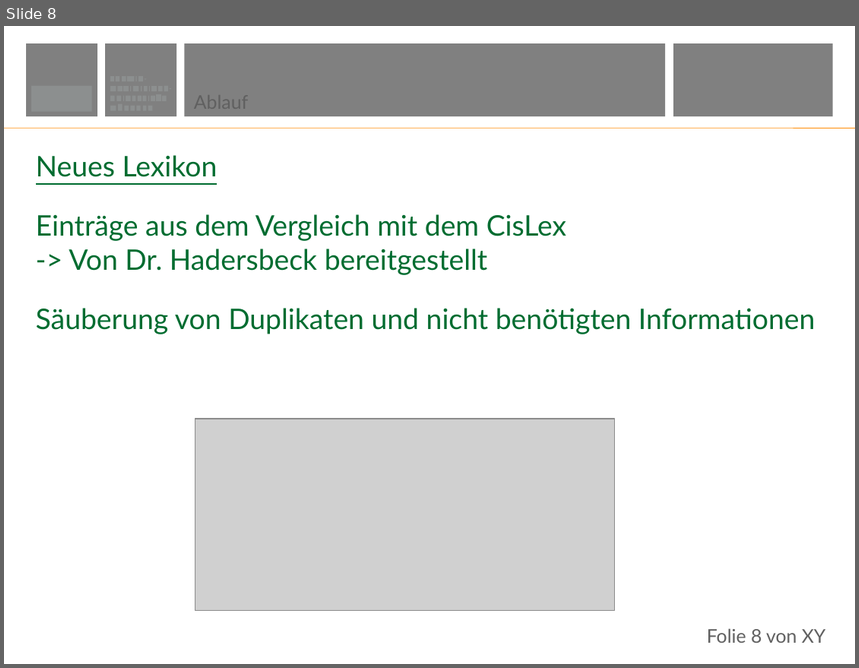
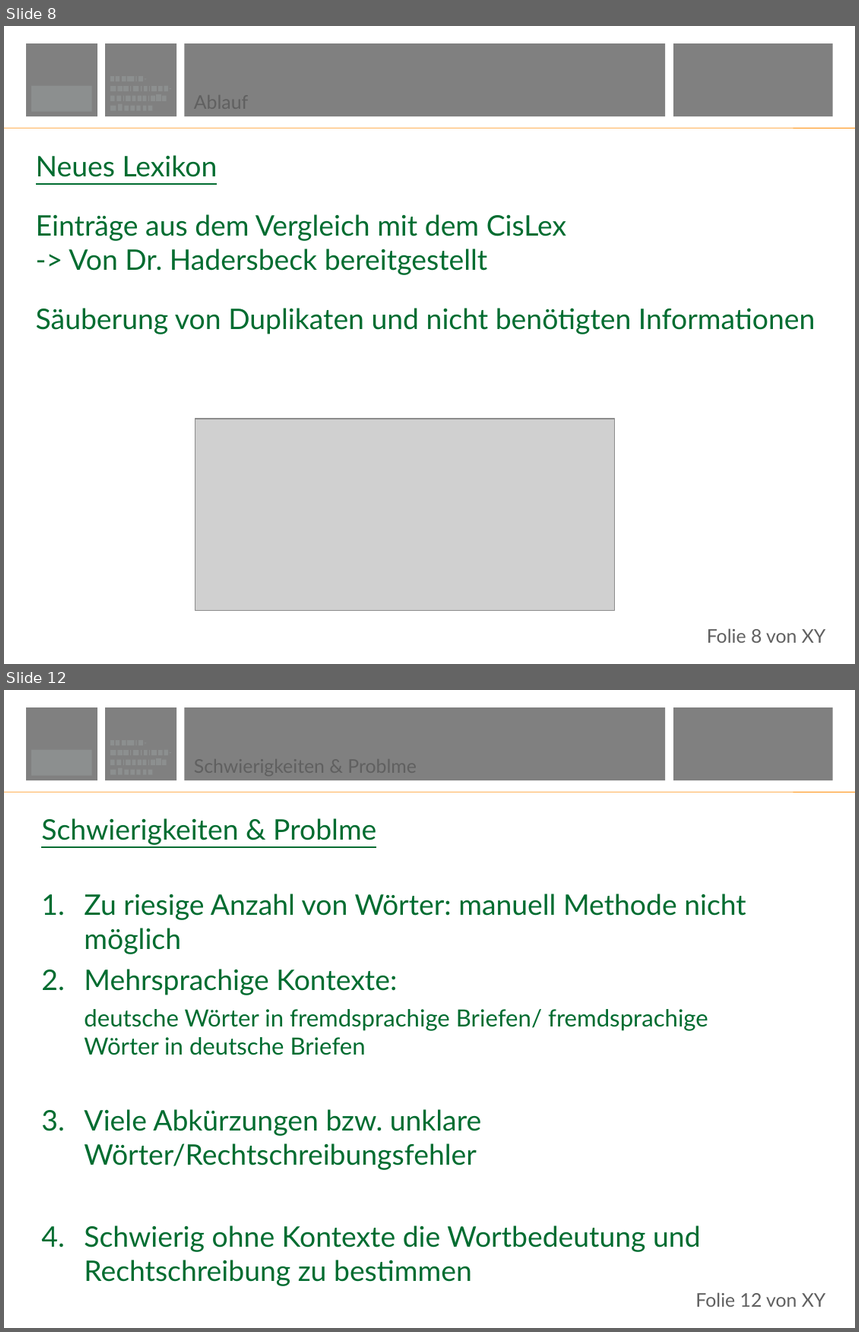
Before and after one commit to MaxEntGirl/wast-master-2018, a slide deck: L_lex/Vortrag.pptx. Shown one above the other, each under a label of ours: slide 8 before the commit, slides 8 and 12 after it; the slides between them are not shown. The pictures are 859x668 and 859x1332 pixels, drawn with LibreOffice and Linux fonts; fonts in the diff are those of the drawing; grey boxes stand for pictures; background and template pictures are left out. Boxes give left, top, right and bottom in pixels: in the first picture for what was removed or moved away, otherwise in the second. Text is boxed around its words. In the diff, an @@ line names an element or a change of style, - is before the commit and + after.

```diff
--- a/L_lex/Vortrag.pptx
+++ b/L_lex/Vortrag.pptx
@@ slide 12 added at (4, 690, 855, 1328), background #FFFFFF; not listed: 44 template elements that a slide beside it also shows @@
@@ text added at (41, 818, 376, 845), 16 pt, text #606060 @@
+Schwierigkeiten & Problme
@@ text added at (84, 894, 746, 1287), 24 pt, text #006C30 @@
+Schwierigkeiten & Problme
+1. Zu riesige Anzahl von Wörter: manuell Methode nicht möglich
+2. Mehrsprachige Kontexte:
+  deutsche Wörter in fremdsprachige Briefen/ fremdsprachige Wörter in deutsche Briefen
+3. Viele Abkürzungen bzw. unklare Wörter/Rechtschreibungsfehler
+4. Schwierig ohne Kontexte die Wortbedeutung und Rechtschreibung zu bestimmen
```
Also in this commit, not shown: 1 slide changed, 3 other slides added.
